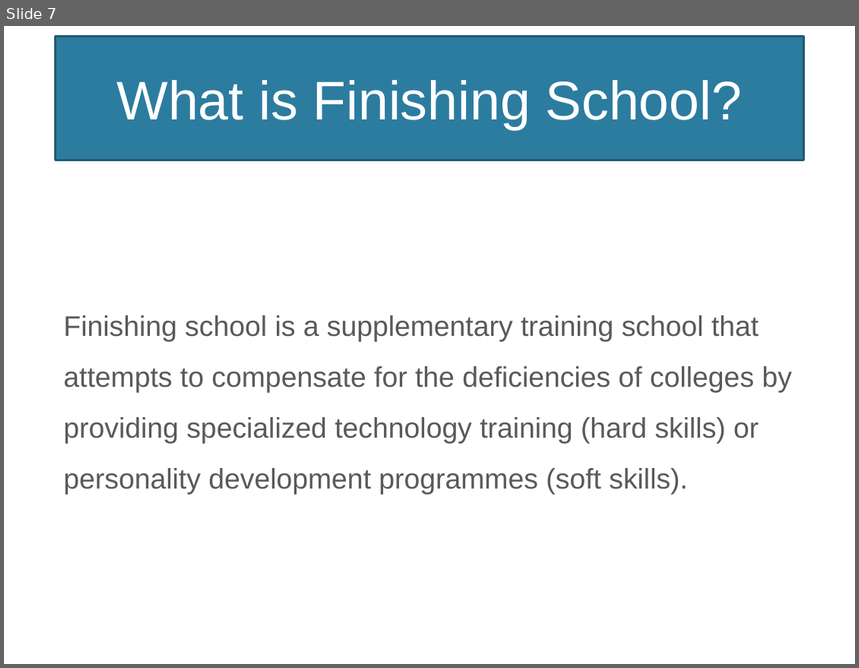
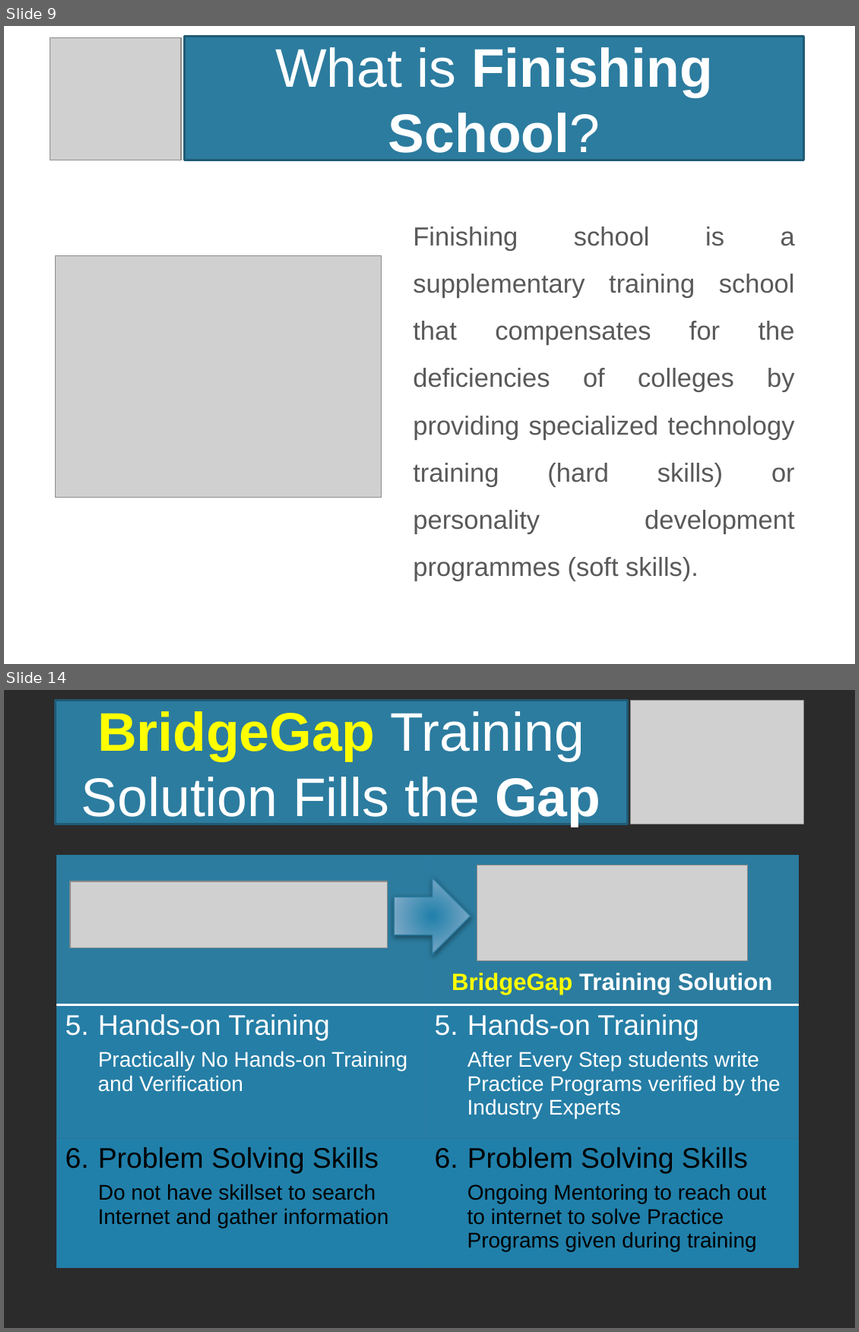
Before and after one commit to NarayanMahadevan/MakeTechEzResources, a slide deck: Documents/MakeTechEzTrainingProgramme.pptx. Shown one above the other, each under a label of ours: slide 7 before the commit, slides 9 and 14 after it; the slides between them are not shown. The pictures are 859x668 and 859x1332 pixels, drawn with LibreOffice and Linux fonts; fonts in the diff are those of the drawing; grey boxes stand for pictures; background and template pictures are left out; a plain dark background stands for a picture behind light text. Boxes give left, top, right and bottom in pixels: in the first picture for what was removed or moved away, otherwise in the second. Text is boxed around its words. In the diff, an @@ line names an element or a change of style, - is before the commit and + after.

```diff
--- a/Documents/MakeTechEzTrainingProgramme.pptx
+++ b/Documents/MakeTechEzTrainingProgramme.pptx
@@ slide 14 added at (4,690,855,1328), background picture (left out) @@
@@ rectangle added at (55,700,627,825), fill #2C7C9F, outline #215C76 2 pt, 46 pt, text #FFFFFF @@
+BridgeGap Training Solution Fills the Gap
@@ picture added at (630,700,804,825) @@
@@ table added at (56,856,799,1269), 3 rows, 2 columns @@
+ | 
+Hands-on Training / Practically No Hands-on Training and Verification | Hands-on Training / After Every Step students write Practice Programs verified by the Industry Experts
+Problem Solving Skills / Do not have skillset to search Internet and gather information | Problem Solving Skills / Ongoing Mentoring to reach out to internet to solve Practice Programs given during training
@@ picture added at (477,866,747,961) @@
@@ picture added at (70,882,388,948) @@
@@ right arrow added at (394,878,471,954), fill gradient #2180AA to #75A5C5 to #B8CCDC, outline #287A9E 1 pt @@
@@ text added at (452,973,772,995), 20 pt, text #FFFFFF, bold @@
+BridgeGap Training Solution
@@ what was slide 7 is now slide 9 @@
@@ slide 9 changed as well @@
@@ picture added at (50,38,181,161) @@
@@ title "What is Finishing School?": place and size @@
-title "What is Finishing School?" at (55,36,804,161)
+title "What is Finishing School?" at (184,36,804,161)
@@ title "What is Finishing School?" at (184,36,804,161): bold on in "Finishing School?" @@
@@ text at (413,227,795,582): text changed; size 24 to 22.2 pt @@
-Finishing school is a supplementary training school that attempts to compensate for the deficiencies of colleges by providing specialized technology training (hard skills) or personality development programmes (soft skills).
+Finishing school is a supplementary training school that compensates for the deficiencies of colleges by providing specialized technology training (hard skills) or personality development programmes (soft skills).
@@ picture added at (55,256,381,497) @@
```
Also in this commit, not shown: 10 other slides changed, 14 other slides added, 7 slides removed, 17 other files.
